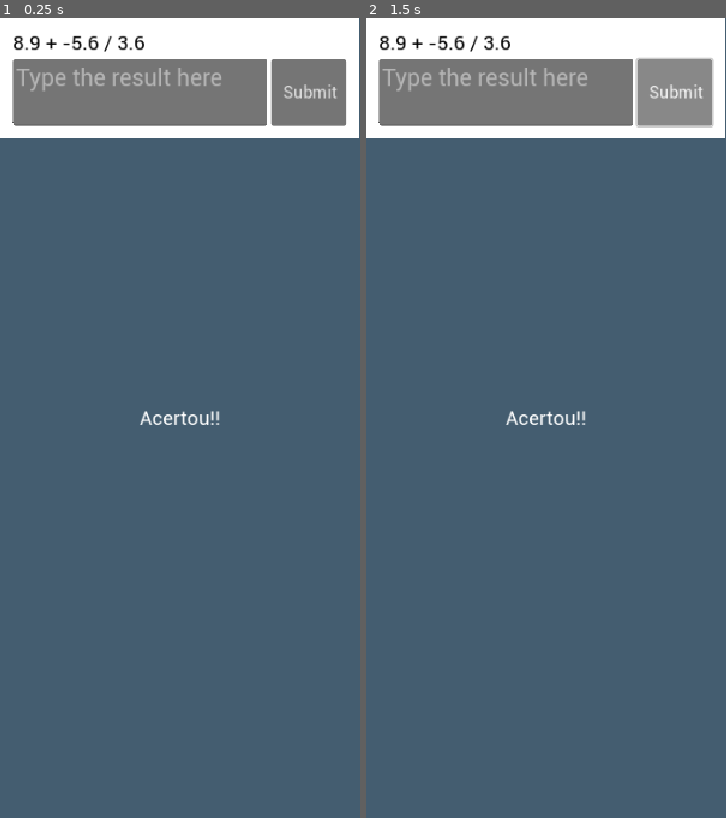
Above: before the commit, frames 1-2 (left to right).
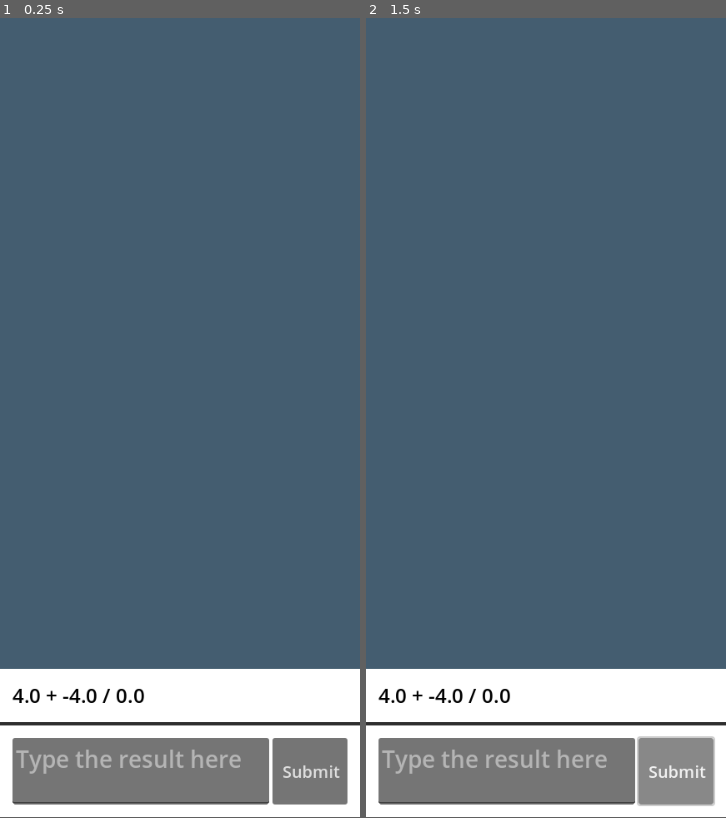
Above: after the commit, the same moments.

Repository: yDewolf/MathDungeons
Game: Godot game, scene res://core/scenes/MathTest.tscn
Same seed, same stepped clock (60 frames per second), same inputs: the game is played once before the commit and once after it.
Inputs:
- Up to frame 1 (0.25 s): no input
- Up to frame 2 (1.5 s): click "Submit" at 0.5 s; click "Submit" at 1.25 s
In our replay, the window is 360x800 before the commit and 360x799 after it. These sizes can differ from the game's own. Grey fills any space a smaller window leaves; there, only what the larger window draws over its background counts as a difference.

The runs differ from the first frame. In frame 1, 34% of the frame differs, in the area x 0-100%, y 0-100%; in frame 2, 34%.

Commit message:
Improving the UI a bit

Diff:
--- a/assets/themes/MainTheme.tres
+++ b/assets/themes/MainTheme.tres
@@ -1,7 +1,4 @@
-[gd_resource type="Theme" load_steps=2 format=3 uid="uid://duopp3v3dn4fb"]
-
-[ext_resource type="FontFile" uid="uid://bmrxkgddqv0a7" path="res://assets/fonts/Roboto-Regular.ttf" id="1_bfh01"]
+[gd_resource type="Theme" format=3 uid="uid://duopp3v3dn4fb"]
 
 [resource]
-default_font = ExtResource("1_bfh01")
 default_font_size = 18
--- a/core/components/Math/Equations/ExpressionHandler.gd
+++ b/core/components/Math/Equations/ExpressionHandler.gd
@@ -4,7 +4,9 @@
 @export var random_gen: RandomEquationGen
 @export var precision: float = 0.1
 
-@export var expression_view: MathExpressionView
+@export var expression_vbox: VBoxContainer
+
+var expression_view: MathExpressionView
 var target_result: AlgebraVariable
 
 @export var warn_label: RichTextLabel
@@ -12,16 +14,22 @@
 @export var submit_button: Button
 @export var input_result: float
 
+@export_group("Packed Scenes")
+@export var expression_holder_scene: PackedScene
+
 func _ready() -> void:
 	submit_button.pressed.connect(check_result)
 	generateNewExpression()
 
 func generateNewExpression() -> void:
+	var expression_holder: MathExpressionHolder = expression_holder_scene.instantiate()
+	expression_view = expression_holder.expression_view
+
 	var expression_string = random_gen.generate_expression_string()
 	var expression = MathExpression.create_from_string(expression_string)
-
 	self.target_result = expression.solve()
 
+	expression_vbox.add_child(expression_holder)
 	update_view(expression_string)
 
 func update_view(string: String):
@@ -42,6 +50,7 @@
 	timer.timeout.connect(hide_warn_label)
 
 	if rounded_result == value:
+		expression_view.text += " = [color=purple]" + str(value)
 		generateNewExpression()
 		warn_label.text = "[color=green]Acertou!!"
 
--- /dev/null
+++ b/core/components/MathProblem/ui/MathExpressionHolder.gd
@@ -0,0 +1,4 @@
+extends PanelContainer
+class_name MathExpressionHolder
+
+@export var expression_view: MathExpressionView
--- /dev/null
+++ b/core/components/MathProblem/ui/MathExpressionHolder.tscn
@@ -0,0 +1,29 @@
+[gd_scene load_steps=5 format=3 uid="uid://cnvfl67tvkvm5"]
+
+[ext_resource type="PackedScene" uid="uid://cbie345xd8nxa" path="res://core/components/MathProblem/ui/MathExpressionView.tscn" id="1_fd8o1"]
+[ext_resource type="Script" uid="uid://dcxobfb8gd180" path="res://core/components/MathProblem/ui/MathExpressionHolder.gd" id="1_o80dg"]
+[ext_resource type="Theme" uid="uid://duopp3v3dn4fb" path="res://assets/themes/MainTheme.tres" id="2_o80dg"]
+
+[sub_resource type="StyleBoxFlat" id="StyleBoxFlat_npv4y"]
+bg_color = Color(1, 1, 1, 1)
+
+[node name="PanelContainer" type="PanelContainer" node_paths=PackedStringArray("expression_view")]
+anchors_preset = 10
+anchor_right = 1.0
+offset_bottom = 64.0
+grow_horizontal = 2
+theme_override_styles/panel = SubResource("StyleBoxFlat_npv4y")
+script = ExtResource("1_o80dg")
+expression_view = NodePath("MarginContainer/MathExpressionView")
+
+[node name="MarginContainer" type="MarginContainer" parent="."]
+layout_mode = 2
+theme_override_constants/margin_left = 15
+theme_override_constants/margin_top = 15
+theme_override_constants/margin_right = 15
+theme_override_constants/margin_bottom = 15
+
+[node name="MathExpressionView" parent="MarginContainer" instance=ExtResource("1_fd8o1")]
+layout_mode = 2
+theme = ExtResource("2_o80dg")
+theme_override_colors/default_color = Color(0, 0, 0, 1)
--- a/core/scenes/MathTest.tscn
+++ b/core/scenes/MathTest.tscn
@@ -1,9 +1,10 @@
-[gd_scene load_steps=8 format=3 uid="uid://b8ow2nsxtjtj3"]
+[gd_scene load_steps=9 format=3 uid="uid://b8ow2nsxtjtj3"]
 
 [ext_resource type="Script" uid="uid://bacuyqjyjfuo7" path="res://core/components/Math/Equations/ExpressionHandler.gd" id="1_gvqed"]
 [ext_resource type="PackedScene" uid="uid://cbie345xd8nxa" path="res://core/components/MathProblem/ui/MathExpressionView.tscn" id="1_npv4y"]
 [ext_resource type="Script" uid="uid://cpnnadgp3ccya" path="res://core/components/Math/RandomEquationGen.gd" id="2_0d0ds"]
 [ext_resource type="Theme" uid="uid://duopp3v3dn4fb" path="res://assets/themes/MainTheme.tres" id="4_5i87k"]
+[ext_resource type="PackedScene" uid="uid://cnvfl67tvkvm5" path="res://core/components/MathProblem/ui/MathExpressionHolder.tscn" id="4_h0gn3"]
 
 [sub_resource type="StyleBoxFlat" id="StyleBoxFlat_5i87k"]
 bg_color = Color(0.266665, 0.365565, 0.438179, 1)
@@ -15,18 +16,18 @@
 
 [node name="MathTest" type="Node"]
 
-[node name="ExpressionHandler" type="Node" parent="." node_paths=PackedStringArray("random_gen", "expression_view", "warn_label", "input_text", "submit_button")]
+[node name="ExpressionHandler" type="Node" parent="." node_paths=PackedStringArray("random_gen", "expression_vbox", "warn_label", "input_text", "submit_button")]
 script = ExtResource("1_gvqed")
 random_gen = NodePath("../RandomEquationGen")
-expression_view = NodePath("../UI/PanelContainer/ScrollContainer/VBoxContainer/PanelContainer/MarginContainer/VBoxContainer2/MathExpressionView")
+expression_vbox = NodePath("../UI/PanelContainer/VBoxContainer/ScrollContainer/ExpressionVBox")
 warn_label = NodePath("../UI/PanelContainer/Warning")
-input_text = NodePath("../UI/PanelContainer/ScrollContainer/VBoxContainer/PanelContainer/MarginContainer/VBoxContainer2/ResultSubmitter/TextEdit")
-submit_button = NodePath("../UI/PanelContainer/ScrollContainer/VBoxContainer/PanelContainer/MarginContainer/VBoxContainer2/ResultSubmitter/Button")
+input_text = NodePath("../UI/PanelContainer/VBoxContainer/PanelContainer2/MarginContainer/ResultSubmitter/TextEdit")
+submit_button = NodePath("../UI/PanelContainer/VBoxContainer/PanelContainer2/MarginContainer/ResultSubmitter/Button")
+expression_holder_scene = ExtResource("4_h0gn3")
 
 [node name="RandomEquationGen" type="Node" parent="."]
 script = ExtResource("2_0d0ds")
 allowed_operations = Array[int]([1, 2, 3, 4])
-decimal_range = 0.1
 integer_range = 1
 negative_range = false
 metadata/_custom_type_script = "uid://cpnnadgp3ccya"
@@ -49,50 +50,46 @@
 grow_horizontal = 2
 grow_vertical = 2
 
-[node name="ScrollContainer" type="ScrollContainer" parent="UI/PanelContainer"]
+[node name="VBoxContainer" type="VBoxContainer" parent="UI/PanelContainer"]
 layout_mode = 2
+alignment = 2
+
+[node name="ScrollContainer" type="ScrollContainer" parent="UI/PanelContainer/VBoxContainer"]
+layout_mode = 2
+size_flags_vertical = 3
 theme = ExtResource("4_5i87k")
 theme_override_styles/panel = SubResource("StyleBoxFlat_5i87k")
 horizontal_scroll_mode = 0
 
-[node name="VBoxContainer" type="VBoxContainer" parent="UI/PanelContainer/ScrollContainer"]
+[node name="ExpressionVBox" type="VBoxContainer" parent="UI/PanelContainer/VBoxContainer/ScrollContainer"]
 custom_minimum_size = Vector2(400, 0)
 layout_mode = 2
-size_flags_horizontal = 4
-size_flags_vertical = 0
+size_flags_horizontal = 3
+size_flags_vertical = 3
+alignment = 2
 
-[node name="PanelContainer" type="PanelContainer" parent="UI/PanelContainer/ScrollContainer/VBoxContainer"]
+[node name="PanelContainer2" type="PanelContainer" parent="UI/PanelContainer/VBoxContainer"]
 layout_mode = 2
 theme_override_styles/panel = SubResource("StyleBoxFlat_npv4y")
 
-[node name="MarginContainer" type="MarginContainer" parent="UI/PanelContainer/ScrollContainer/VBoxContainer/PanelContainer"]
+[node name="MarginContainer" type="MarginContainer" parent="UI/PanelContainer/VBoxContainer/PanelContainer2"]
 layout_mode = 2
 theme_override_constants/margin_left = 15
 theme_override_constants/margin_top = 15
 theme_override_constants/margin_right = 15
 theme_override_constants/margin_bottom = 15
 
-[node name="VBoxContainer2" type="VBoxContainer" parent="UI/PanelContainer/ScrollContainer/VBoxContainer/PanelContainer/MarginContainer"]
-custom_minimum_size = Vector2(400, 0)
-layout_mode = 2
-size_flags_horizontal = 4
-
-[node name="MathExpressionView" parent="UI/PanelContainer/ScrollContainer/VBoxContainer/PanelContainer/MarginContainer/VBoxContainer2" instance=ExtResource("1_npv4y")]
-layout_mode = 2
-theme = ExtResource("4_5i87k")
-theme_override_colors/default_color = Color(0, 0, 0, 1)
-
-[node name="ResultSubmitter" type="HBoxContainer" parent="UI/PanelContainer/ScrollContainer/VBoxContainer/PanelContainer/MarginContainer/VBoxContainer2"]
+[node name="ResultSubmitter" type="HBoxContainer" parent="UI/PanelContainer/VBoxContainer/PanelContainer2/MarginContainer"]
 layout_mode = 2
 
-[node name="TextEdit" type="TextEdit" parent="UI/PanelContainer/ScrollContainer/VBoxContainer/PanelContainer/MarginContainer/VBoxContainer2/ResultSubmitter"]
+[node name="TextEdit" type="TextEdit" parent="UI/PanelContainer/VBoxContainer/PanelContainer2/MarginContainer/ResultSubmitter"]
 custom_minimum_size = Vector2(0, 80)
 layout_mode = 2
 size_flags_horizontal = 3
 theme_override_font_sizes/font_size = 28
 placeholder_text = "Type the result here"
 
-[node name="Button" type="Button" parent="UI/PanelContainer/ScrollContainer/VBoxContainer/PanelContainer/MarginContainer/VBoxContainer2/ResultSubmitter"]
+[node name="Button" type="Button" parent="UI/PanelContainer/VBoxContainer/PanelContainer2/MarginContainer/ResultSubmitter"]
 custom_minimum_size = Vector2(90, 0)
 layout_mode = 2
 theme_override_font_sizes/font_size = 20
@@ -100,6 +97,7 @@
 icon = SubResource("ViewportTexture_5i87k")
 
 [node name="Warning" parent="UI/PanelContainer" instance=ExtResource("1_npv4y")]
+visible = false
 layout_mode = 2
 size_flags_vertical = 4
 text = "Acertou!!"
--- a/project.godot
+++ b/project.godot
@@ -19,7 +19,7 @@
 
 window/size/viewport_width=432
 window/size/viewport_height=960
-window/stretch/mode="canvas_items"
+window/stretch/mode="viewport"
 window/stretch/aspect="expand"
 window/handheld/orientation=1
 
Binary file added: assets/fonts/Roboto-Medium.ttf
Not shown, added: assets/fonts/Roboto-Medium.ttf.import
Not shown, added: core/components/MathProblem/ui/MathExpressionHolder.gd.uid
